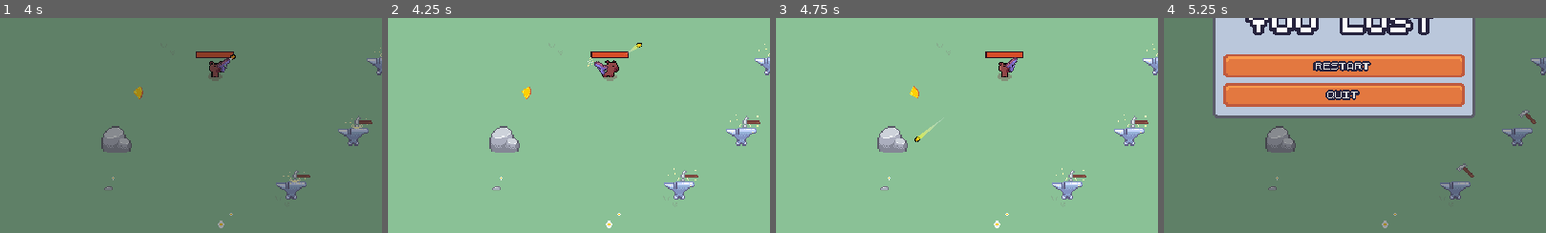
Above: before the commit, frames 1-4 (left to right).
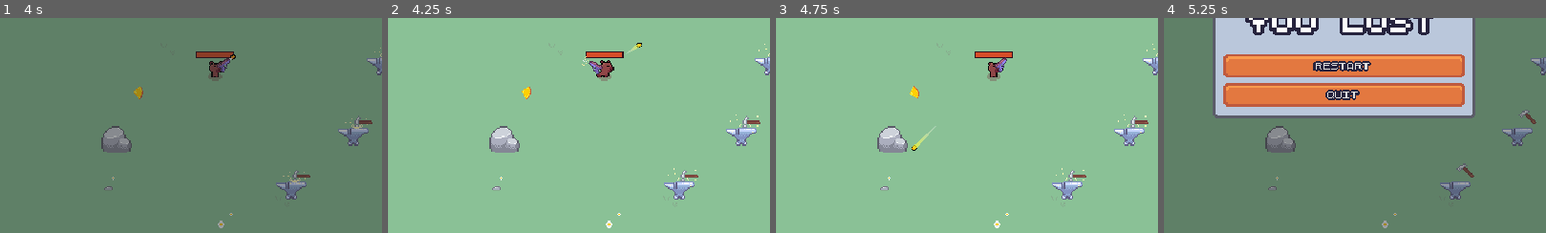
Above: after the commit, the same moments.

Repository: Sundwell/ritka-rampage
Game: Godot game, scene res://scenes/debug/ui_debug.tscn
Same seed, same stepped clock (60 frames per second), same inputs: the game is played once before the commit and once after it. This scene is started directly instead of the project's main scene.
Inputs (mouse positions are % of the whole screen's width and height, from its top left):
- Up to frame 1 (4 s): click "Weapon Upgrade" at 0.5 s; drag from (25, 50) to (58, 21) at 1.27 s; drag from (30, 55) to (58, 21) at 2.02 s; click "Mutation Upgrade" at 2.75 s; tap Enter at 3.5 s; move the mouse to (50, 50) at 3.52 s; press the mouse at (50, 50) at 3.53 s; hold D (move_right) from 3.53 s (still down)
- Up to frame 2 (4.25 s): keep holding D (move_right)
- Up to frame 3 (4.75 s): release D (move_right) at 4.25 s; release the mouse at (50, 50) at 4.25 s; drag from (45, 70) to (68, 35) at 4.27 s
- Up to frame 4 (5.25 s): click "Lose" at 5 s
The pictures show only the part of the screen within x 26-76%, y 41-91%; the shares and areas given below are measured in that part.

Frame 1 is identical in both runs. In frame 2, 0.6% of the frame differs, in the area x 50-63%, y 15-30%; in frame 3, 1.0%, in the area x 35-65%, y 15-62%; in frame 4, nothing differs.

Commit message:
Fixed bug with player movement and quit button in pause menu

Diff:
--- a/scenes/game_object/player/player.gd
+++ b/scenes/game_object/player/player.gd
@@ -124,7 +124,7 @@
 func _update_movement_speed():
 	var speed_up_count: int = mutations_count.get(MutationUpgrade.Id.SPEED_UP, 0)
 	var bloody_burden_count: int = weapon_upgrades_count.get(PistolUpgrade.Id.BLOODY_BURDEN, 0)
-	var speed_multiplier: float = 1.0 + ((BASE_MOVE_SPEED * 0.1) * speed_up_count)
+	var speed_multiplier: float = 1.0 + (0.1 * speed_up_count)
 
 	if bloody_burden_count > 0:
 		speed_multiplier *= 0.8
--- a/scenes/ui/menus/pause_menu.gd
+++ b/scenes/ui/menus/pause_menu.gd
@@ -55,4 +55,4 @@
 
 func on_quit_pressed():
 	GlobalActions.unpause_game()
-	get_tree().change_scene_to_file("res://scenes/ui/menus/main_menu.tscn")
+	get_tree().change_scene_to_file("res://scenes/ui/menus/main_menu/main_menu.tscn")
